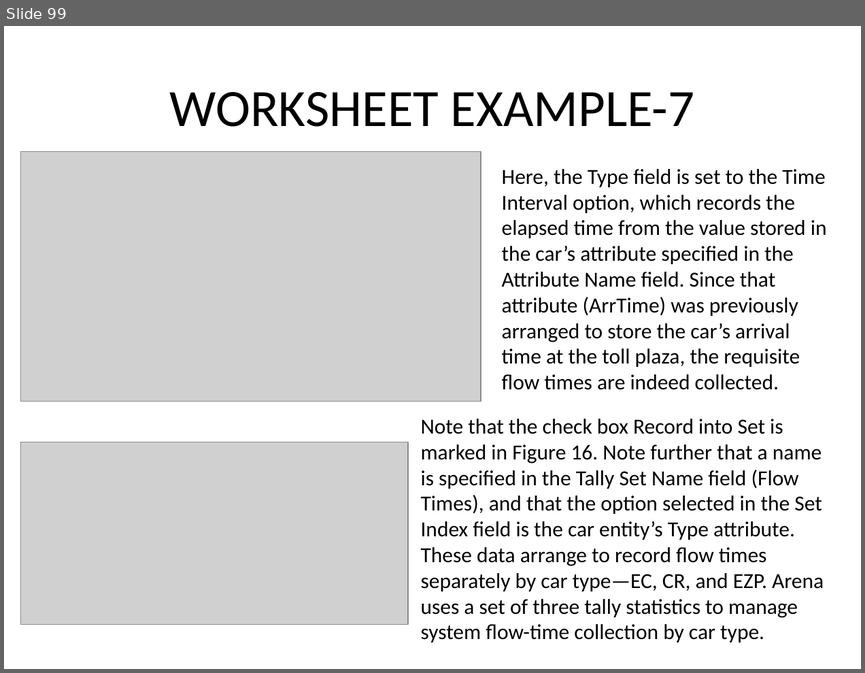
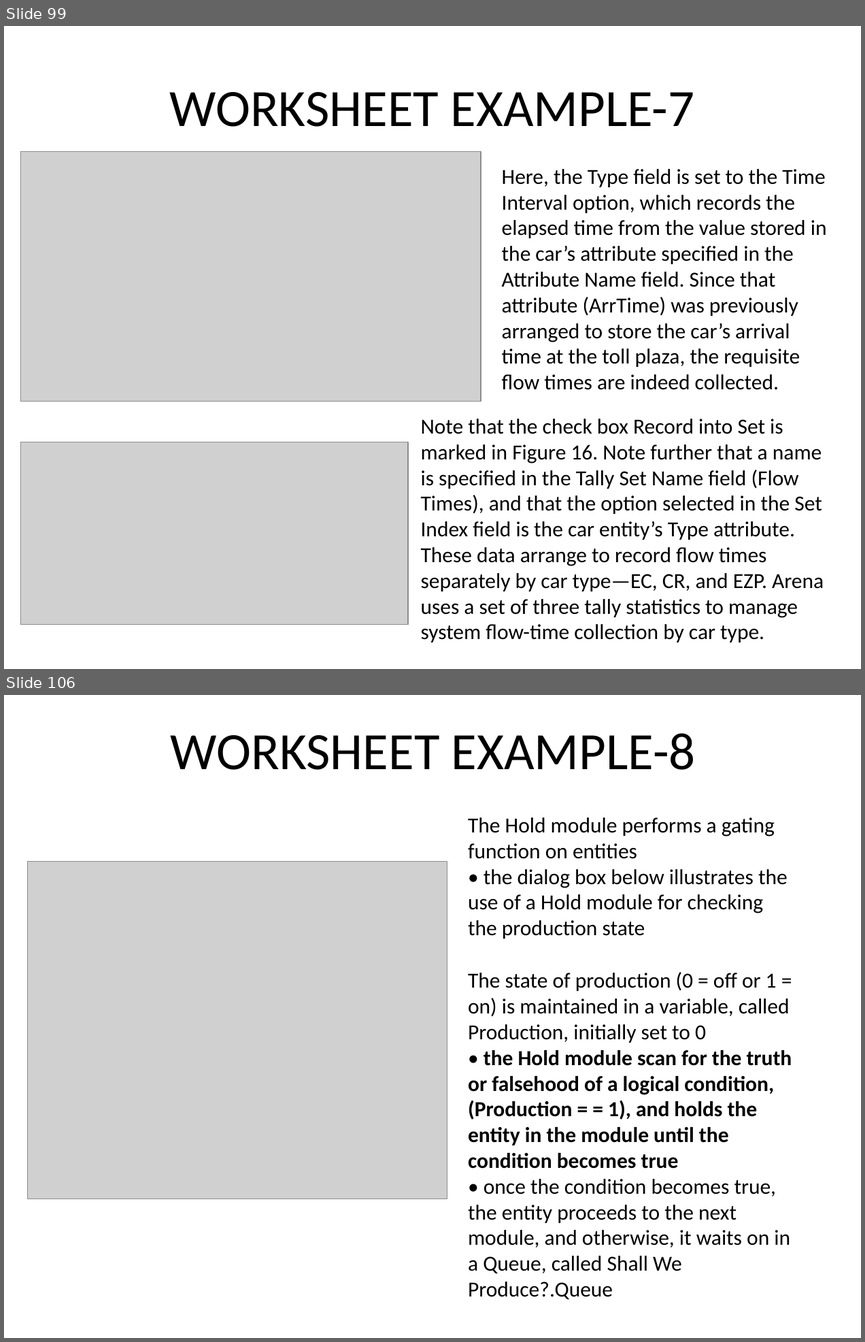
Before and after one commit to maeyler/Simulation, a slide deck: Simulation Works/QUESTIONS.pptx. Shown one above the other, each under a label of ours: slide 99 before the commit, slides 99 and 106 after it; the slides between them are not shown. The pictures are 865x673 and 865x1342 pixels, drawn with LibreOffice and Linux fonts; fonts in the diff are those of the drawing; grey boxes stand for pictures. Boxes give left, top, right and bottom in pixels: in the first picture for what was removed or moved away, otherwise in the second. Text is boxed around its words. In the diff, an @@ line names an element or a change of style, - is before the commit and + after.

```diff
--- a/Simulation Works/QUESTIONS.pptx
+++ b/Simulation Works/QUESTIONS.pptx
@@ slide 106 added at (4, 695, 861, 1338), background #FFFFFF @@
@@ title added at (171, 733, 696, 770), 44 pt, text #000000 @@
+WORKSHEET EXAMPLE-8
@@ text added at (468, 817, 787, 938), 18 pt, text #000000 @@
+The Hold module performs a gating function on entities
+• the dialog box below illustrates the use of a Hold module for checking the production state
@@ picture added at (28, 861, 448, 1199) @@
@@ text added at (468, 972, 792, 1300), 18 pt, text #000000 @@
+The state of production (0 = off or 1 = on) is maintained in a variable, called Production, initially set to 0
+• the Hold module scan for the truth or falsehood of a logical condition, (Production = = 1), and holds the entity in the module until the condition becomes true
+• once the condition becomes true, the entity proceeds to the next module, and otherwise, it waits on in a Queue, called Shall We Produce?.Queue
```
Also in this commit, not shown: 14 other slides added, 2 other files.
